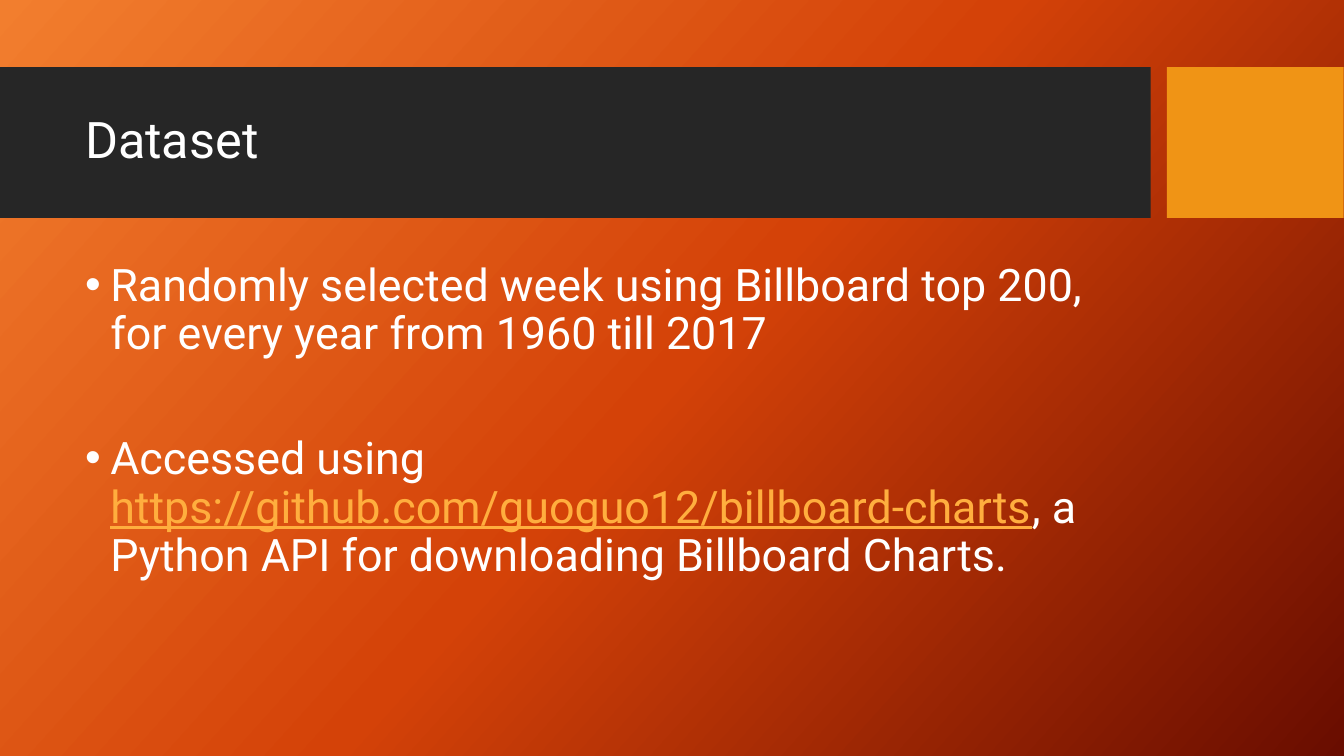
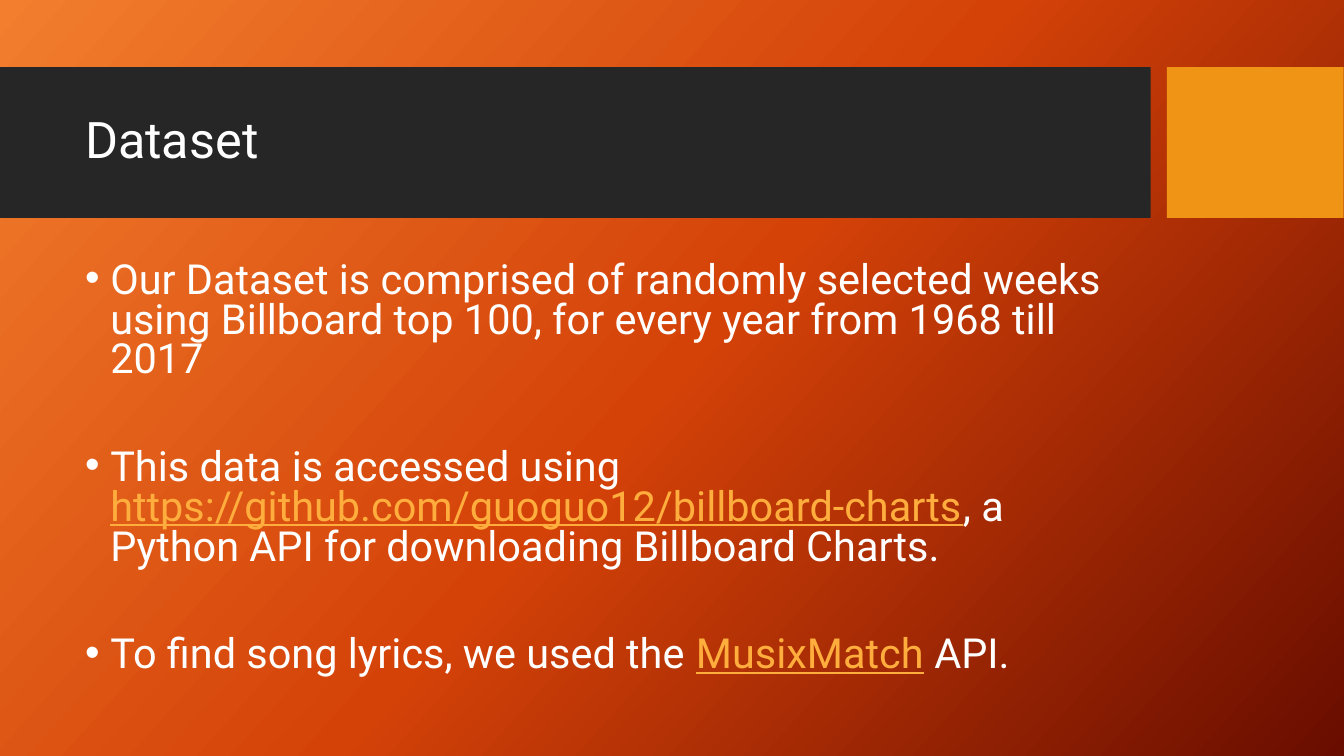
Before and after one commit to RichMoe1/Team3, a slide deck: slide 4 of Draft Presentation.pptx. Drawn at 1344x756 pixels with LibreOffice and Linux fonts; fonts in the diff are those of the drawing; background and template pictures are left out. Boxes give left, top, right and bottom in pixels: in the first picture for what was removed or moved away, otherwise in the second. Text is boxed around its words. In the diff, an @@ line names an element or a change of style, - is before the commit and + after.

```diff
--- a/Draft Presentation.pptx
+++ b/Draft Presentation.pptx
@@ text at (110, 262, 1100, 677): text changed; size 32 to 29.6 pt @@
-• Randomly selected week using Billboard top 200, for every year from 1960 till 2017
-• Accessed using https://github.com/guoguo12/billboard-charts, a Python API for downloading Billboard Charts.
+• Our Dataset is comprised of randomly selected weeks using Billboard top 100, for every year from 1968 till 2017
+• This data is accessed using https://github.com/guoguo12/billboard-charts, a Python API for downloading Billboard Charts.
+• To find song lyrics, we used the MusixMatch API.
```
Also in this commit, not shown: 6 other slides changed, 3 slides added, 2 other files.
